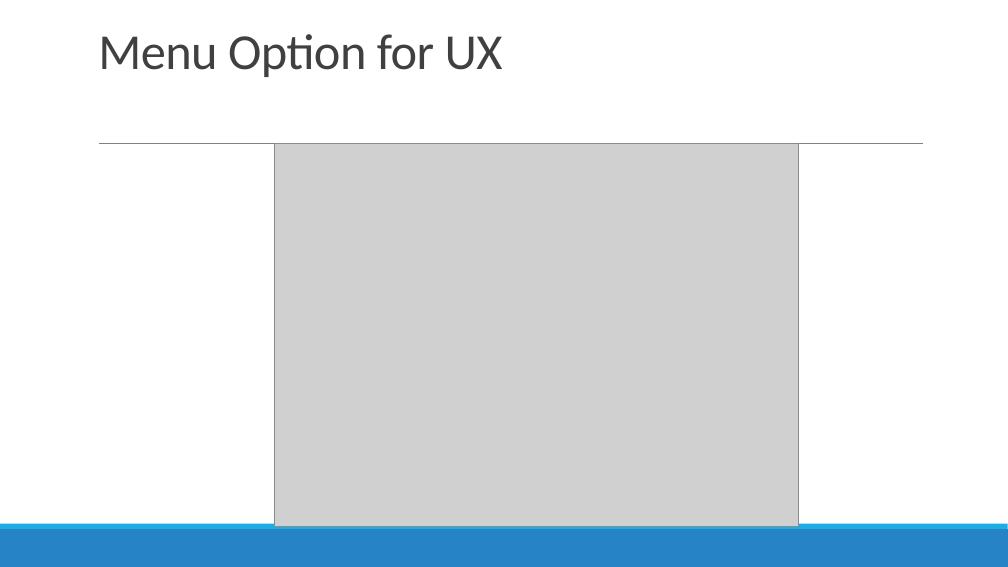
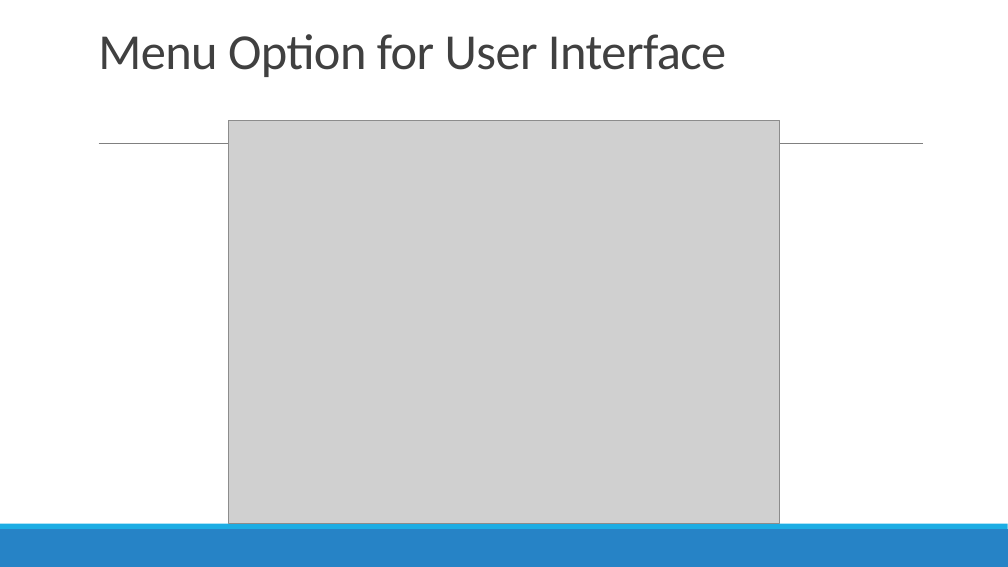
Before and after one commit to 210927-Reston-UiPath/Yu_T_Bradburn_K-P0, a slide deck: slide 3 of P0 presentation.pptx. Drawn at 1008x567 pixels with LibreOffice and Linux fonts; fonts in the diff are those of the drawing; grey boxes stand for pictures. Boxes give left, top, right and bottom in pixels: in the first picture for what was removed or moved away, otherwise in the second. Text is boxed around its words. In the diff, an @@ line names an element or a change of style, - is before the commit and + after.

```diff
--- a/P0 presentation.pptx
+++ b/P0 presentation.pptx
@@ title at box(98, 34, 726, 77): text changed @@
-Menu Option for UX
+Menu Option for User Interface
@@ picture: place and size @@
-picture at box(274, 144, 799, 527)
+picture at box(228, 120, 780, 523)
```
Also in this commit, not shown: 1 other slide changed, 1 slide added, 12 other files.
